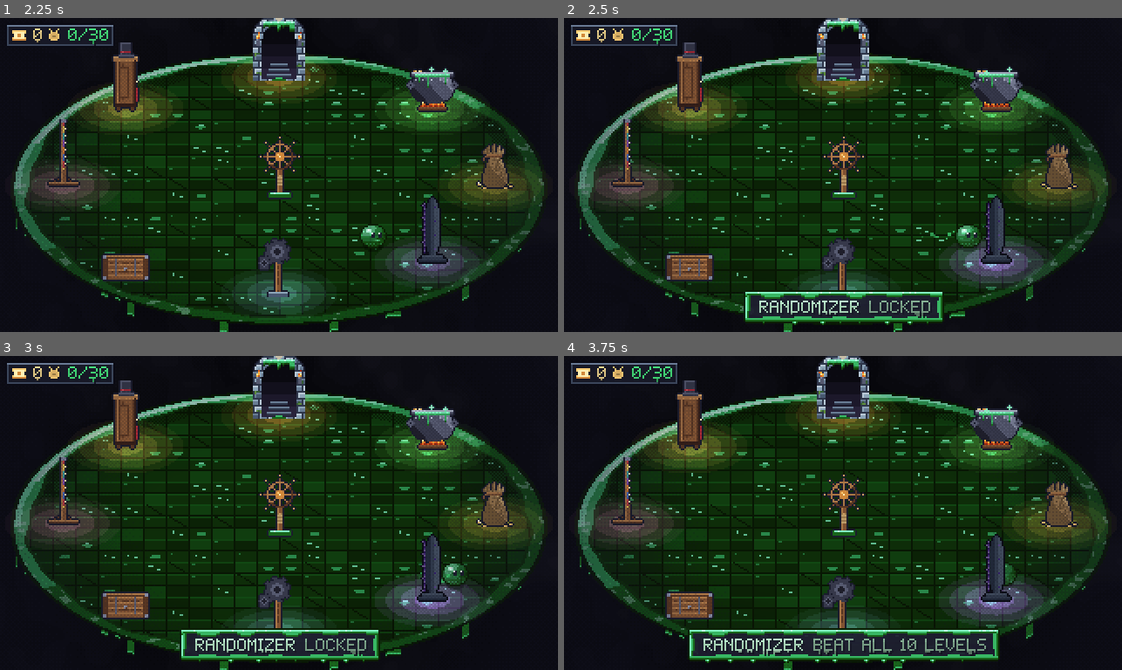
Above: before the commit, frames 1-4 (two rows, left to right).
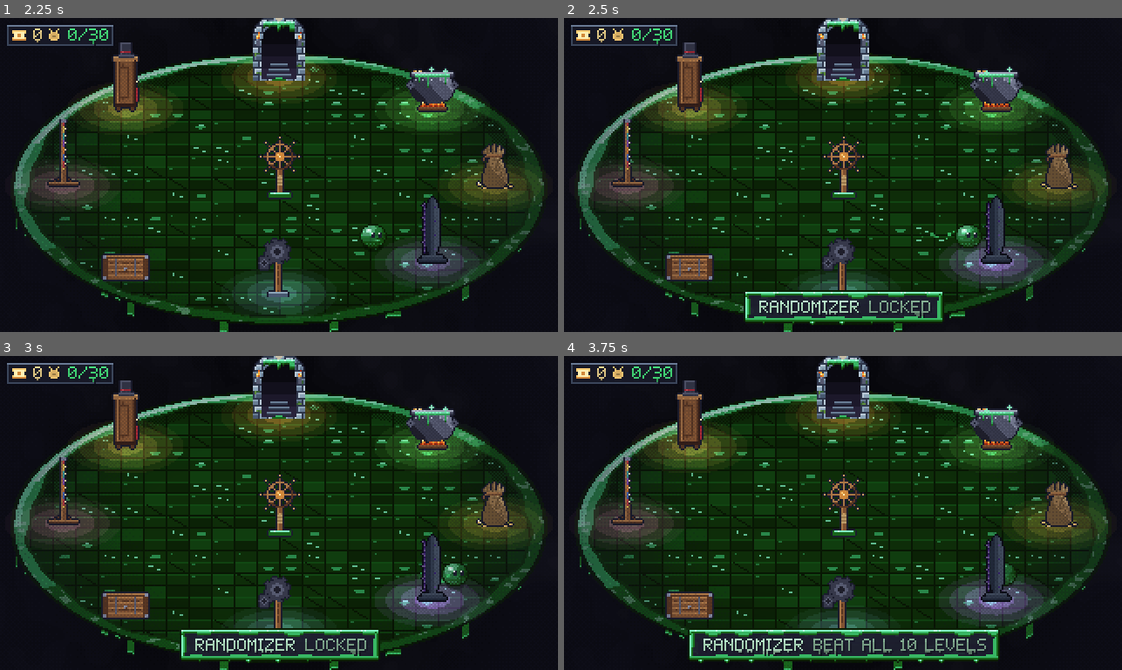
Above: after the commit, the same moments.

Repository: AveryBlue-GD/slime-time
Game: Godot game, scene res://scenes/hub.tscn
Same seed, same stepped clock (60 frames per second), same inputs: the game is played once before the commit and once after it. This scene is started directly instead of the project's main scene.
Inputs (mouse positions are in pixels of both pictures, inside the frame that each line leads up to):
- Up to frame 1 (2.25 s): tap Enter at 0.5 s; move the mouse to (401, 159) at 0.52 s; hold D (move_right) 0.53-1.25 s; tap F (interact) at 0.6 s; click (401, 159) at 0.67 s; tap Space (jump) at 0.77, 1.07 s; drag from (167, 190) to (251, 237) at 1.27 s; move the mouse to (334, 105) at 2.02 s; hold D (move_right) from 2.03 s (still down); tap J at 2.1 s
- Up to frame 2 (2.5 s): keep holding D (move_right)
- Up to frame 3 (3 s): release D (move_right) at 2.75 s; drag from (251, 575) to (111, 465) at 2.77 s
- Up to frame 4 (3.75 s): move the mouse to (1010, 560) at 3.52 s; hold A (move_left) from 3.53 s (still down); tap F (interact) at 3.6 s

Frame 1 is identical in both runs. In frame 2, 0.3% of the frame differs, in the area x 32-68%, y 87-98%; in frame 3, 0.3%; in frame 4, 0.7%, in the area x 22-78%, y 87-98%.

Commit message:
Small identical-output savings: shared lights, hub material, rotate hint
Fx lights share one additive material and one texture per size; the hub's
stations and rotor share one skin material; RotateHint re-checks on window
resize / touch instead of every frame; the full-screen menu backdrop no longer
clips; the story's emitters work out the heroes and torches once per step.
Frame diffs pixel-identical.

Co-Authored-By: Claude Sonnet 5.5 <noreply@anthropic.com>

Diff:
--- a/scripts/fx.gd
+++ b/scripts/fx.gd
@@ -6,38 +6,49 @@
 const RAINBOW_STOPS := 7
 
 
+## Light textures by size, and the one additive material every light shares: a light's tint and
+## strength live in its modulate, so lights of one size are identical and can share (and batch).
+static var _light_textures := {}
+static var _additive: CanvasItemMaterial
+
+
 ## A radial light sprite: `diameter` px, stepped into a few hard-edged bands (pixel look) and
 ## added on top of what's under it. Tint and brightness come from `color` (alpha = strength).
+## Its texture and material are shared: change only its modulate (or transform).
 static func make_light(diameter: int, color: Color) -> Sprite2D:
-	var gradient := Gradient.new()
-	gradient.interpolation_mode = Gradient.GRADIENT_INTERPOLATE_CONSTANT
-	gradient.offsets = PackedFloat32Array([0.0, 0.3, 0.55, 0.8, 1.0])
-	gradient.colors = PackedColorArray([
-		Color(1, 1, 1, 1.0), Color(1, 1, 1, 0.6), Color(1, 1, 1, 0.32), Color(1, 1, 1, 0.12), Color(1, 1, 1, 0.0),
-	])
-	var texture := GradientTexture2D.new()
-	texture.gradient = gradient
-	texture.width = diameter
-	texture.height = diameter
-	texture.fill = GradientTexture2D.FILL_RADIAL
-	texture.fill_from = Vector2(0.5, 0.5)
-	texture.fill_to = Vector2(1.0, 0.5)
-	var light := Sprite2D.new()
-	light.texture = texture
-	var material := CanvasItemMaterial.new()
-	material.blend_mode = CanvasItemMaterial.BLEND_MODE_ADD
-	light.material = material
-	light.modulate = color
-	return light
+	return _light_sprite(Vector2i(diameter, diameter), color)
 
 
 ## A flat, oval pool of light (`size` px wide and deep) for the slanted hub floor: same banded
 ## falloff as make_light, added on top of the floor.
 static func make_pool(size: Vector2i, color: Color) -> Sprite2D:
-	var pool := make_light(size.x, color)
-	var texture := pool.texture as GradientTexture2D
-	texture.height = size.y
-	return pool
+	return _light_sprite(size, color)
+
+
+static func _light_sprite(size: Vector2i, color: Color) -> Sprite2D:
+	if not _light_textures.has(size):
+		var gradient := Gradient.new()
+		gradient.interpolation_mode = Gradient.GRADIENT_INTERPOLATE_CONSTANT
+		gradient.offsets = PackedFloat32Array([0.0, 0.3, 0.55, 0.8, 1.0])
+		gradient.colors = PackedColorArray([
+			Color(1, 1, 1, 1.0), Color(1, 1, 1, 0.6), Color(1, 1, 1, 0.32), Color(1, 1, 1, 0.12), Color(1, 1, 1, 0.0),
+		])
+		var texture := GradientTexture2D.new()
+		texture.gradient = gradient
+		texture.width = size.x
+		texture.height = size.y
+		texture.fill = GradientTexture2D.FILL_RADIAL
+		texture.fill_from = Vector2(0.5, 0.5)
+		texture.fill_to = Vector2(1.0, 0.5)
+		_light_textures[size] = texture
+	if _additive == null:
+		_additive = CanvasItemMaterial.new()
+		_additive.blend_mode = CanvasItemMaterial.BLEND_MODE_ADD
+	var light := Sprite2D.new()
+	light.texture = _light_textures[size]
+	light.material = _additive
+	light.modulate = color
+	return light
 
 
 ## Goo droplets flicked off the slime while it glides (emitting is switched on/off by the slime).
--- a/scripts/hub.gd
+++ b/scripts/hub.gd
@@ -255,10 +255,16 @@
 	return null
 
 
+## The stations and the rotor share one skin material (all the same parameters, never changed
+## per station).
+var _station_material: ShaderMaterial
+
+
 func _skin_material() -> ShaderMaterial:
-	var material := Skins.make_material(Progress.skin_color(), Progress.is_rainbow())
-	material.set_shader_parameter("translucency", 0.0)
-	return material
+	if _station_material == null:
+		_station_material = Skins.make_material(Progress.skin_color(), Progress.is_rainbow())
+		_station_material.set_shader_parameter("translucency", 0.0)
+	return _station_material
 
 
 ## Your slime, in your skin (jelly or solid) and hat, with the camera held still on the room.
--- a/scripts/ui/menu_backdrop.gd
+++ b/scripts/ui/menu_backdrop.gd
@@ -22,7 +22,7 @@
 func _ready() -> void:
 	set_anchors_and_offsets_preset(Control.PRESET_FULL_RECT)
 	mouse_filter = Control.MOUSE_FILTER_IGNORE
-	clip_contents = true
+	# No clipping: the backdrop always fills the screen, which clips it anyway.
 
 	var bg := ColorRect.new()
 	bg.color = UIKit.BG
--- a/scripts/ui/rotate_hint.gd
+++ b/scripts/ui/rotate_hint.gd
@@ -23,9 +23,18 @@
 	_cover.add_child(text)
 	text.set_anchors_and_offsets_preset(Control.PRESET_FULL_RECT)
 	visible = false
+	# Re-checked when the window changes size (turning the phone resizes it) or a finger touches
+	# the screen, rather than every frame.
+	get_window().size_changed.connect(_update)
+	_update.call_deferred()
 
 
-func _process(_delta: float) -> void:
+func _input(event: InputEvent) -> void:
+	if event is InputEventScreenTouch:
+		_update()
+
+
+func _update() -> void:
 	visible = should_show(DisplayServer.window_get_size(), DisplayServer.is_touchscreen_available())
 
 
--- a/scripts/ui/story_screen.gd
+++ b/scripts/ui/story_screen.gd
@@ -433,15 +433,23 @@
 
 	## Continuous emitters: torch sparks, trail goo, dust, falling grit.
 	func _emit(prev: float, now: float) -> void:
+		# The heroes and torches depend only on the shot and t, which hold for this whole step:
+		# work them out once (no RNG involved, so the sparks come out exactly the same).
+		var heroes: Array[Dictionary] = []
+		if shot in ["run", "chase", "search"]:
+			heroes = _heroes()
+		var torches: Array[Vector2] = []
+		if shot in ["run", "chase", "crack"]:
+			torches = _wall_torches()
 		match shot:
 			"run", "chase":
 				for i in _every(prev, now, 0.05):
-					var hero: Dictionary = _heroes()[rng.randi_range(0, 1)]
+					var hero: Dictionary = heroes[rng.randi_range(0, 1)]
 					_spark(hero.tip, Vector2(-40 + rng.randf_range(-20, 10), rng.randf_range(-40, -10)))
 				for i in _every(prev, now, 0.07):
 					_trail_drop()
 				for i in _every(prev, now, 0.12):
-					for torch in _wall_torches():
+					for torch in torches:
 						_spark(torch + Vector2(0, -5), Vector2(rng.randf_range(-6, 6), rng.randf_range(-28, -12)))
 			"crack":
 				for i in _every(prev, now, 0.05, 0.75, 2.6):
@@ -452,7 +460,7 @@
 					_part({p = Vector2(rng.randf_range(70, 230), 52.0), v = Vector2(0, rng.randf_range(10, 40)), g = 300.0,
 						life = 1.0, c = Color8(70, 62, 84), s = 1.0 if rng.randf() < 0.6 else 2.0})
 				for i in _every(prev, now, 0.18):
-					for torch in _wall_torches():
+					for torch in torches:
 						_spark(torch + Vector2(0, -5), Vector2(rng.randf_range(-6, 6), rng.randf_range(-28, -12)))
 			"splat":
 				for i in _every(prev, now, 0.15, 0.0, 1.4):
@@ -467,7 +475,7 @@
 						g = 0.0, life = 2.4, c = Color(Color8(120, 100, 120), 0.5), s = 2.0, fade = true})
 			"search":
 				for i in _every(prev, now, 0.06, 0.0, 3.9):
-					var hero: Dictionary = _heroes()[rng.randi_range(0, 1)]
+					var hero: Dictionary = heroes[rng.randi_range(0, 1)]
 					_spark(hero.tip, Vector2(rng.randf_range(-6, 6), rng.randf_range(-30, -12)))
 
 	func _part(d: Dictionary) -> void:
